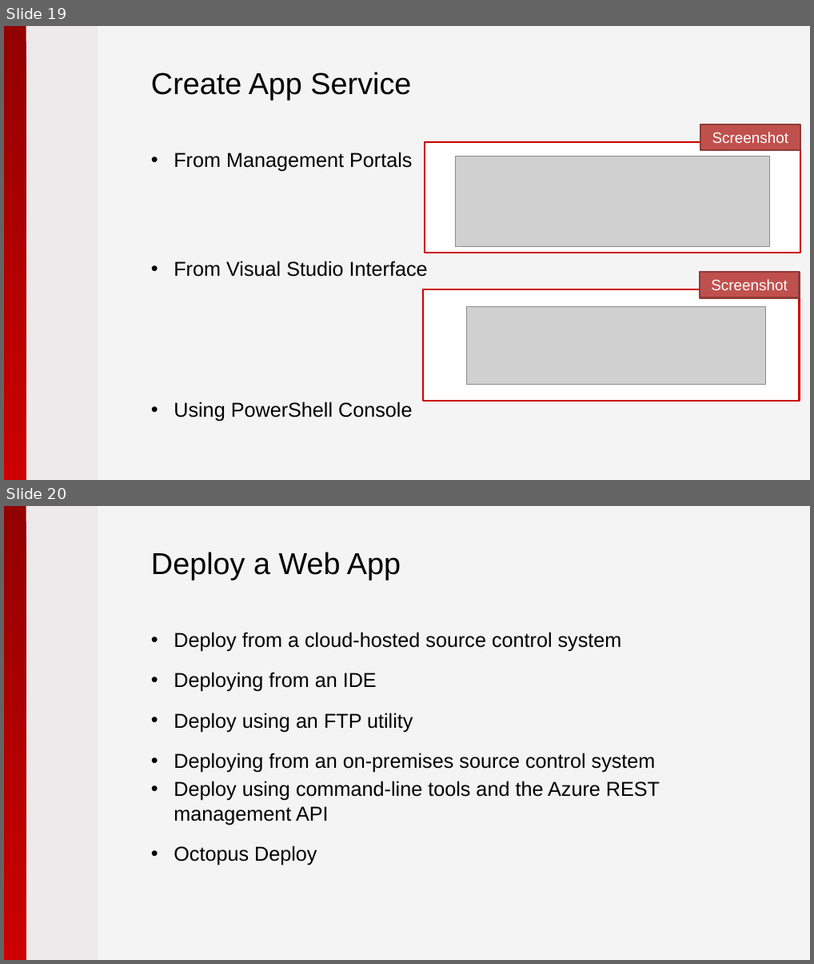
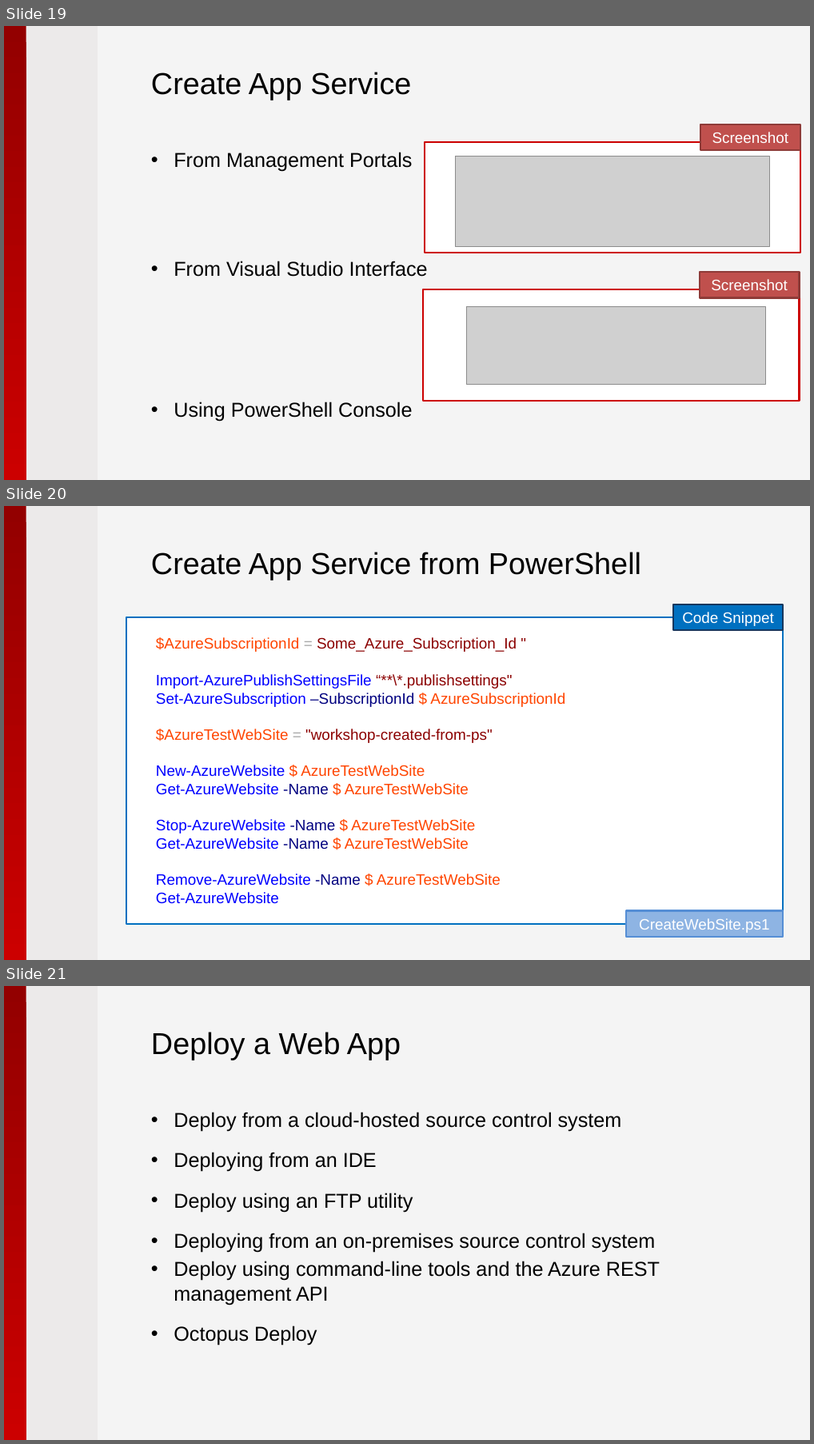
Before and after one commit to pryabov/Hackathon-2015, a slide deck: Presentation/2015 - Microsoft Azure.pptx. Shown one above the other, each under a label of ours: slides 19 and 20 before the commit, slides 19, 20 and 21 after it. The pictures are 814x964 and 814x1444 pixels, drawn with LibreOffice and Linux fonts; fonts in the diff are those of the drawing; grey boxes stand for pictures; background and template pictures are left out. Boxes give left, top, right and bottom in pixels: in the first picture for what was removed or moved away, otherwise in the second. Text is boxed around its words. In the diff, an @@ line names an element or a change of style, - is before the commit and + after.

Commit message:
Work on presentation

```diff
--- a/Presentation/2015 - Microsoft Azure.pptx
+++ b/Presentation/2015 - Microsoft Azure.pptx
@@ slide 20 added at bbox=[4, 506, 810, 960], background #F4F4F4; not listed: 2 template elements that a slide beside it also shows @@
@@ title added at bbox=[151, 552, 642, 580], 36 pt, text #000000 @@
+Create App Service from PowerShell
@@ group added at bbox=[126, 604, 784, 936]: 3 rectangles, 1 text @@
+Code Snippet
+$AzureSubscriptionId = Some_Azure_Subscription_Id "
+Import-AzurePublishSettingsFile “**\*.publishsettings"
+Set-AzureSubscription –SubscriptionId $ AzureSubscriptionId
+$AzureTestWebSite = "workshop-created-from-ps"
+New-AzureWebsite $ AzureTestWebSite
+Get-AzureWebsite -Name $ AzureTestWebSite
+Stop-AzureWebsite -Name $ AzureTestWebSite
+Get-AzureWebsite -Name $ AzureTestWebSite
+Remove-AzureWebsite -Name $ AzureTestWebSite
+Get-AzureWebsite
+CreateWebSite.ps1
@@ what was slide 20 is now slide 21 @@
```
Also in this commit, not shown: 1 other file.
